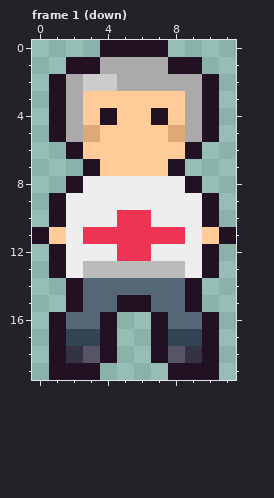
Pixel-art file, stored at games/picomon/art/healer.aseprite. The picture above is the old version.
12x20 pixels, 4 frames. Shown: frame 1 (down). The commit also changed other frames, which this record leaves out.
And afterwards:
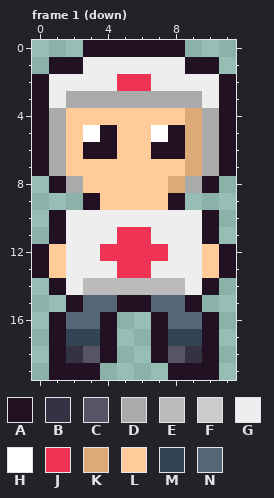
Palette (. is transparent): A #221122  B #333344  C #555566  D #aaaaaa  E #bbbbbb  F #cccccc  G #eeeeee  H #ffffff  J #ee3355  K #ddaa77  L #ffcc99  M #334455  N #556677
The exact change:
--- frame 1 (down), layers "outline", "shade", "fill"
@@ x 0..11 @@
- 0 ....AAAA....
- 1 ..AADDDDAA..
- 2 .ADFFDDDDDA.
- 3 .ADLLLLLLDA.
- 4 .ADLALLALDA.
- 5 .ADKLLLLKDA.
- 6 ..ALLLLLLA..
- 7 ...ALLLLA...
- 8 ..AGGGGGGA..
- 9 .AGGGGGGGGA.
-10 .AGGGJJGGGA.
-11 ALGJJJJJJGLA
-12 .AGGGJJGGGA.
-13 .AGEEEEEEGA.
-14 ..ANNNNNNA..
+ 0 ...AAAAAA...
+ 1 .AAGGGGGGAA.
+ 2 AGGGGJJGGGGA
+ 3 AGDDDDDDDDGA
+ 4 ADLLLLLLLKDA
+ 5 ADLHALLHAKDA
+ 6 ADLAALLAAKDA
+ 7 ADLLLLLLLKDA
+ 8 .ADLLLLLKDA.
+ 9 ...ALLLLA...
+10 .AGGGGGGGGA.
+11 .AGGGJJGGGA.
+12 ALGGJJJJGGLA
+13 ALGGGJJGGGLA
+14 .AGEEEEEEGA.
 15 ..ANNAANNA..
